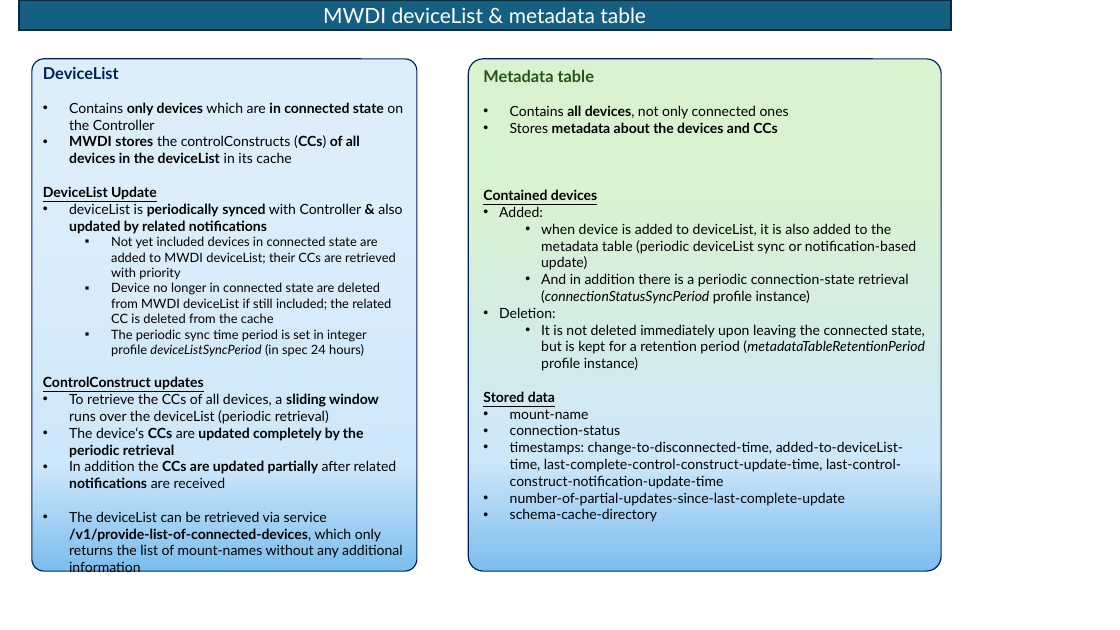
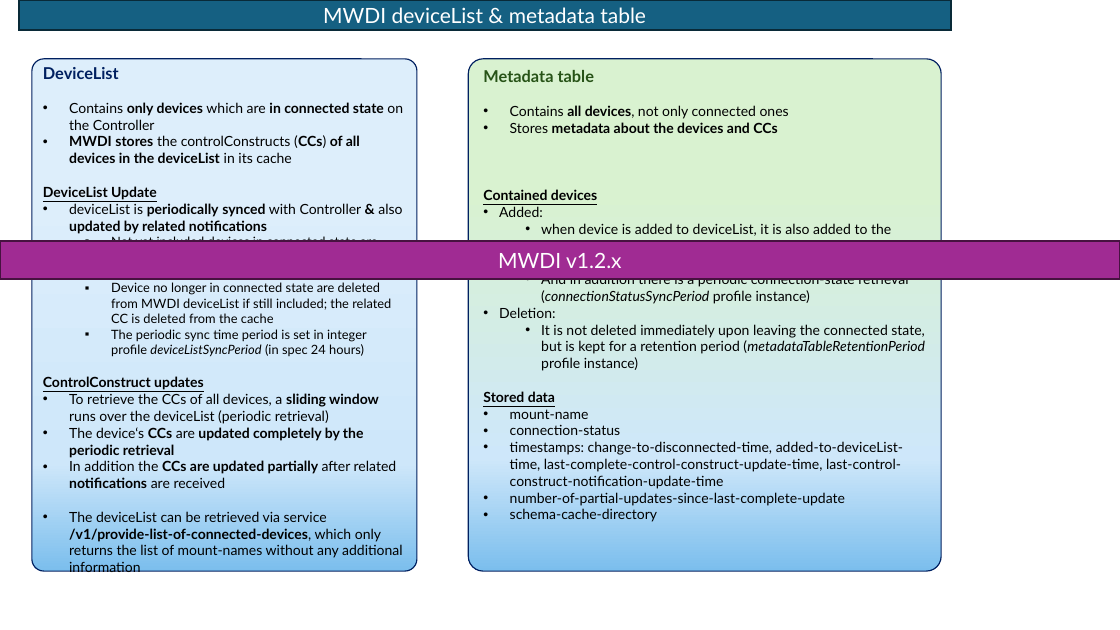
Before and after one commit to openBackhaul/MicroWaveDeviceInventory, a slide deck: slide 4 of spec/additionalDescription/pictures/MetadataTablePics.pptx (slide 1 before the commit). Drawn at 1120x630 pixels with LibreOffice and Linux fonts; fonts in the diff are those of the drawing. Boxes give left, top, right and bottom in pixels: in the first picture for what was removed or moved away, otherwise in the second. Text is boxed around its words. In the diff, an @@ line names an element or a change of style, - is before the commit and + after.

```diff
--- a/spec/additionalDescription/pictures/MetadataTablePics.pptx
+++ b/spec/additionalDescription/pictures/MetadataTablePics.pptx
@@ rectangle added at (0, 241, 1120, 279), fill #A02B93, outline #461340 1.5 pt, 18 pt, text #FFFFFF @@
+MWDI v1.2.x
```
Also in this commit, not shown: 2 other slides changed, 2 slides added, 5 other files.
